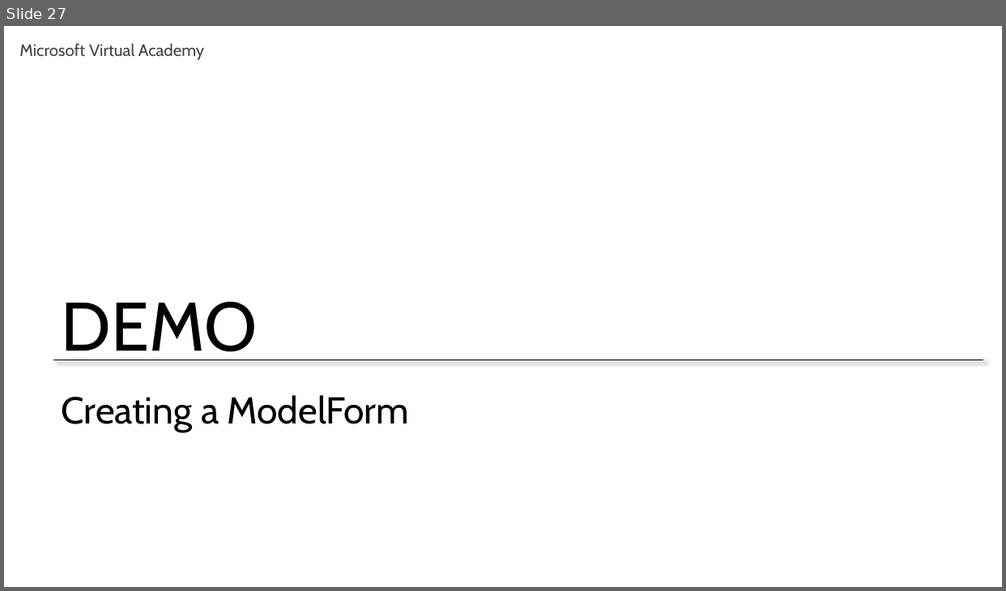
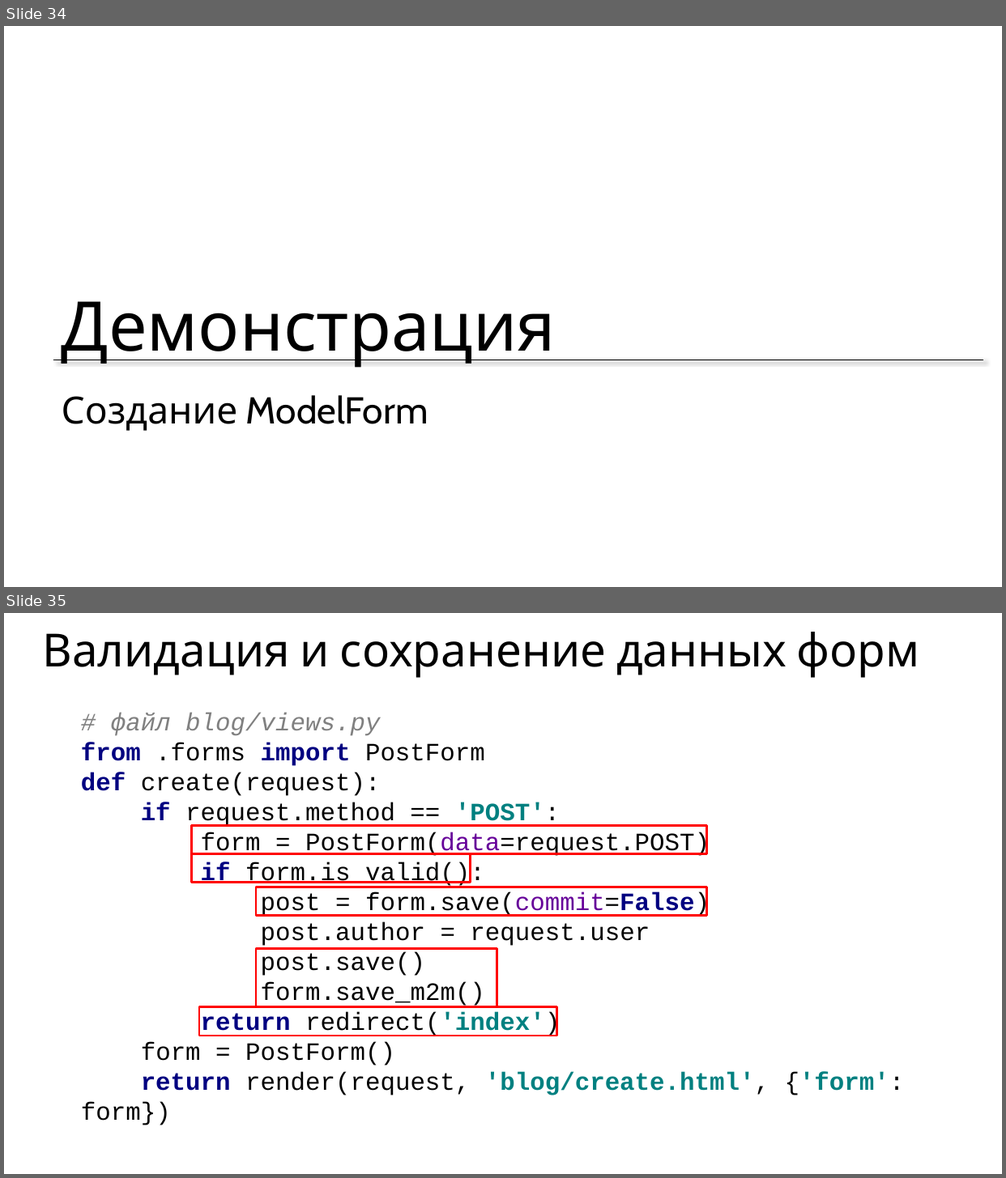
Before and after one commit to maxchv/LearnPython, a slide deck: week13/urls_forms.pptx. Shown one above the other, each under a label of ours: slide 27 before the commit, slides 34 and 35 after it. The pictures are 1006x591 and 1006x1178 pixels, drawn with LibreOffice and Linux fonts; fonts in the diff are those of the drawing. Boxes give left, top, right and bottom in pixels: in the first picture for what was removed or moved away, otherwise in the second. Text is boxed around its words. In the diff, an @@ line names an element or a change of style, - is before the commit and + after.

```diff
--- a/week13/urls_forms.pptx
+++ b/week13/urls_forms.pptx
@@ slide 35 added at bbox=[4, 613, 1002, 1174], background #FFFFFF @@
@@ title added at bbox=[43, 632, 920, 678], 44 pt, text #000000 @@
+Валидация и сохранение данных форм
@@ text added at bbox=[81, 713, 905, 1126], 24 pt, text #000000 @@
+# файл blog/views.py
+from .forms import PostForm
+def create(request):
+if request.method == 'POST':
+form = PostForm(data=request.POST)
+if form.is_valid():
+post = form.save(commit=False)
+post.author = request.user
+post.save()
+form.save_m2m()
+return redirect('index')
+form = PostForm()
+return render(request, 'blog/create.html', {'form': form})
@@ rectangle added at bbox=[192, 825, 707, 854], outline #FF0000 2 pt @@
@@ rectangle added at bbox=[192, 854, 471, 883], outline #FF0000 2 pt @@
@@ rectangle added at bbox=[256, 887, 707, 915], outline #FF0000 2 pt @@
@@ rectangle added at bbox=[256, 949, 497, 1007], outline #FF0000 2 pt @@
@@ rectangle added at bbox=[199, 1007, 557, 1036], outline #FF0000 2 pt @@
@@ what was slide 27 is now slide 34 @@
@@ slide 34 changed as well @@
@@ text removed at bbox=[19, 43, 204, 60] @@
-Microsoft Virtual Academy
@@ text at bbox=[62, 301, 556, 368]: text changed @@
-DEMO
+Демонстрация
@@ title at bbox=[62, 395, 428, 431]: text changed @@
-Creating a ModelForm
+Создание ModelForm
```
Also in this commit, not shown: 6 other slides changed, 27 other slides added, 24 slides removed, 15 other files.
